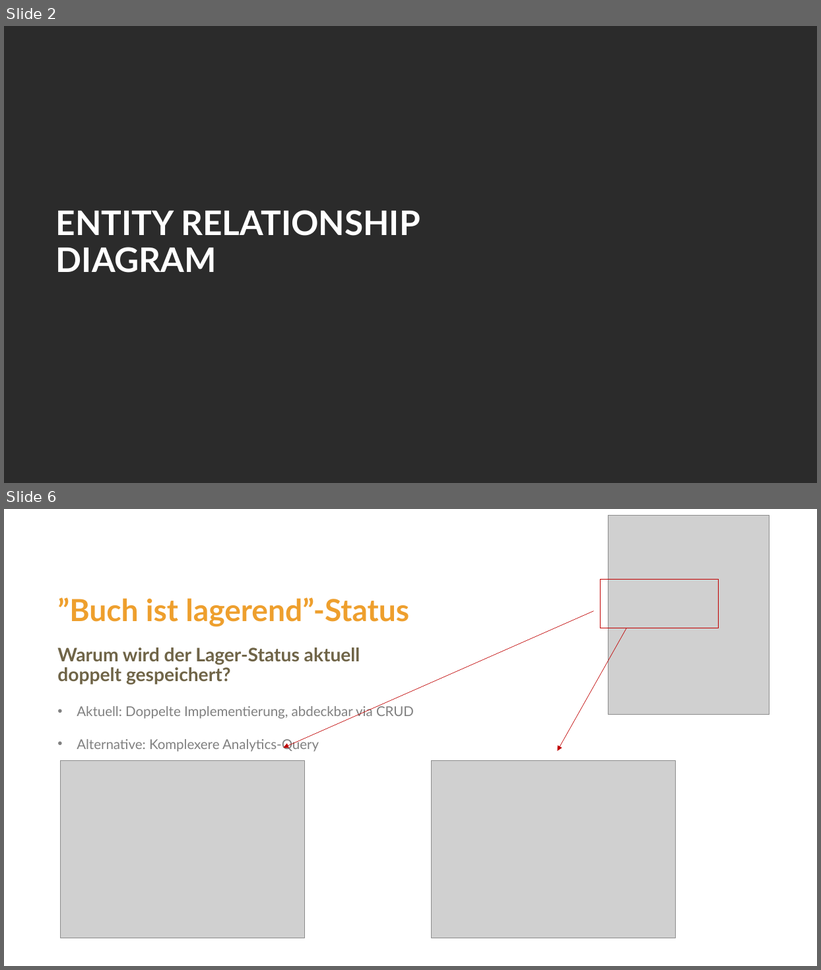
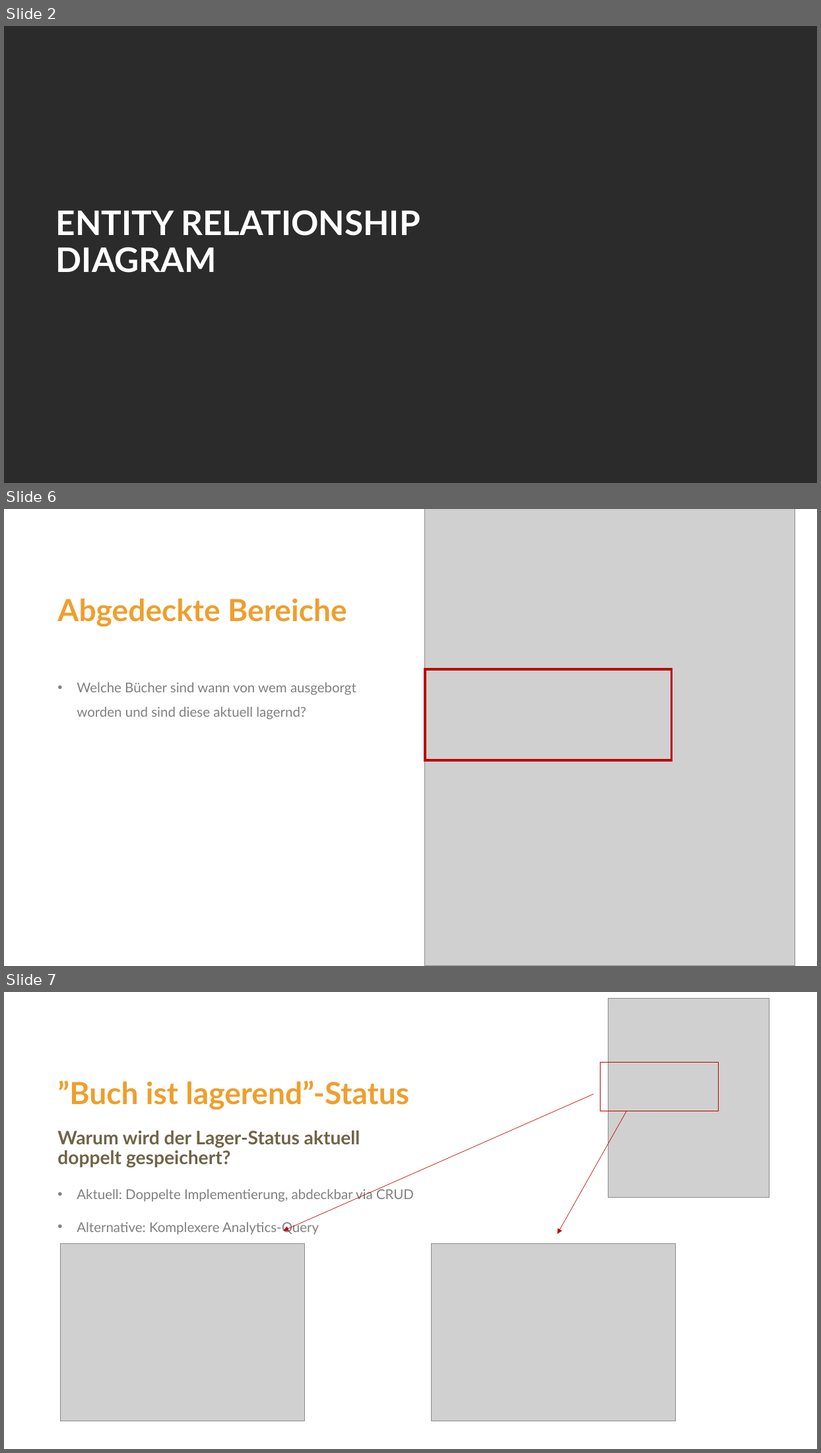
Before and after one commit to curarin/fh-sem2-db-project, a slide deck: requirements/pptx/2026-05-15-version-paul.pptx. Shown one above the other, each under a label of ours: slides 2 and 6 before the commit, slides 2, 6 and 7 after it; the slides between them are not shown. The pictures are 821x970 and 821x1453 pixels, drawn with LibreOffice and Linux fonts; fonts in the diff are those of the drawing; grey boxes stand for pictures; background and template pictures are left out; a plain dark background stands for a picture behind light text. Boxes give left, top, right and bottom in pixels: in the first picture for what was removed or moved away, otherwise in the second. Text is boxed around its words. In the diff, an @@ line names an element or a change of style, - is before the commit and + after.

Commit message:
mvp

```diff
--- a/requirements/pptx/2026-05-15-version-paul.pptx
+++ b/requirements/pptx/2026-05-15-version-paul.pptx
@@ slide 6 added at [4,509,817,966], background #FFFFFF @@
@@ picture added at [425,509,795,966] @@
@@ title added at [57,598,347,626], 36 pt, text #EE9F2D, bold @@
+Abgedeckte Bereiche
@@ text added at [77,683,356,720], 16 pt, text #808080 @@
+• Welche Bücher sind wann von wem ausgeborgt worden und sind diese aktuell lagernd?
@@ rectangle added at [425,669,671,760], outline #C00000 3 pt @@
@@ what was slide 6 is now slide 7 @@
```
Also in this commit, not shown: 3 other slides added, 1 slide removed.
